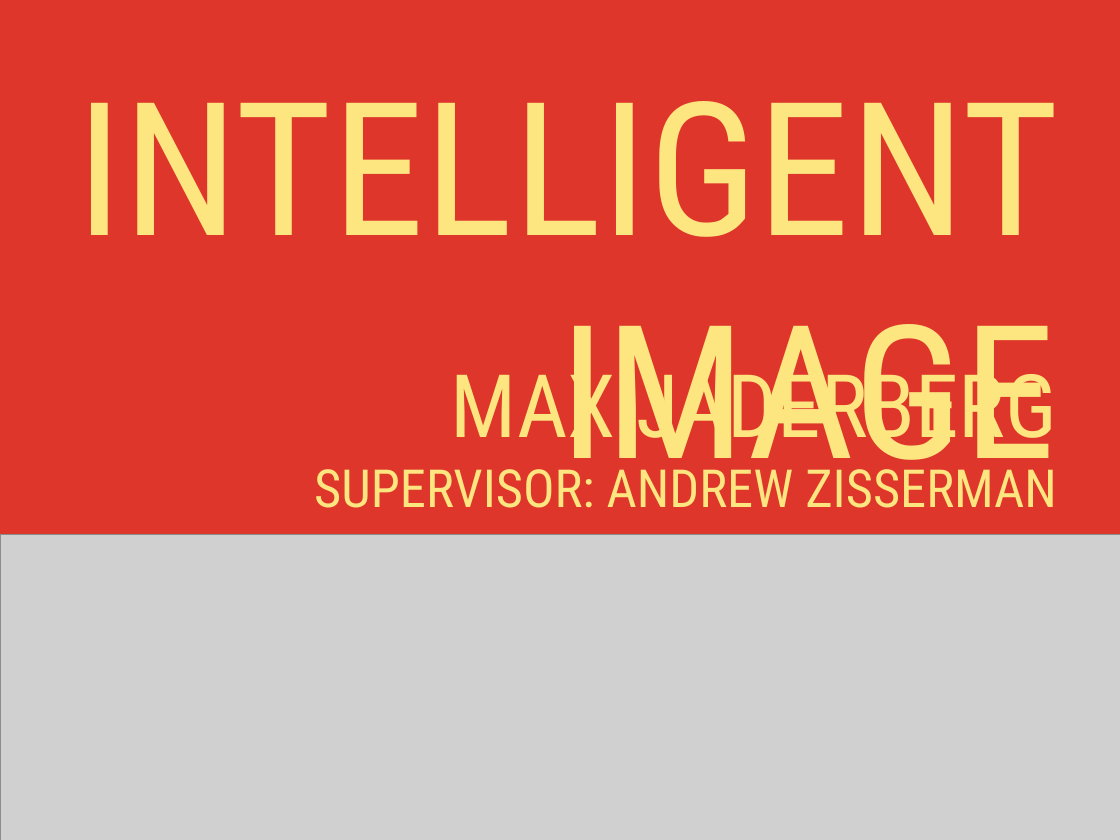
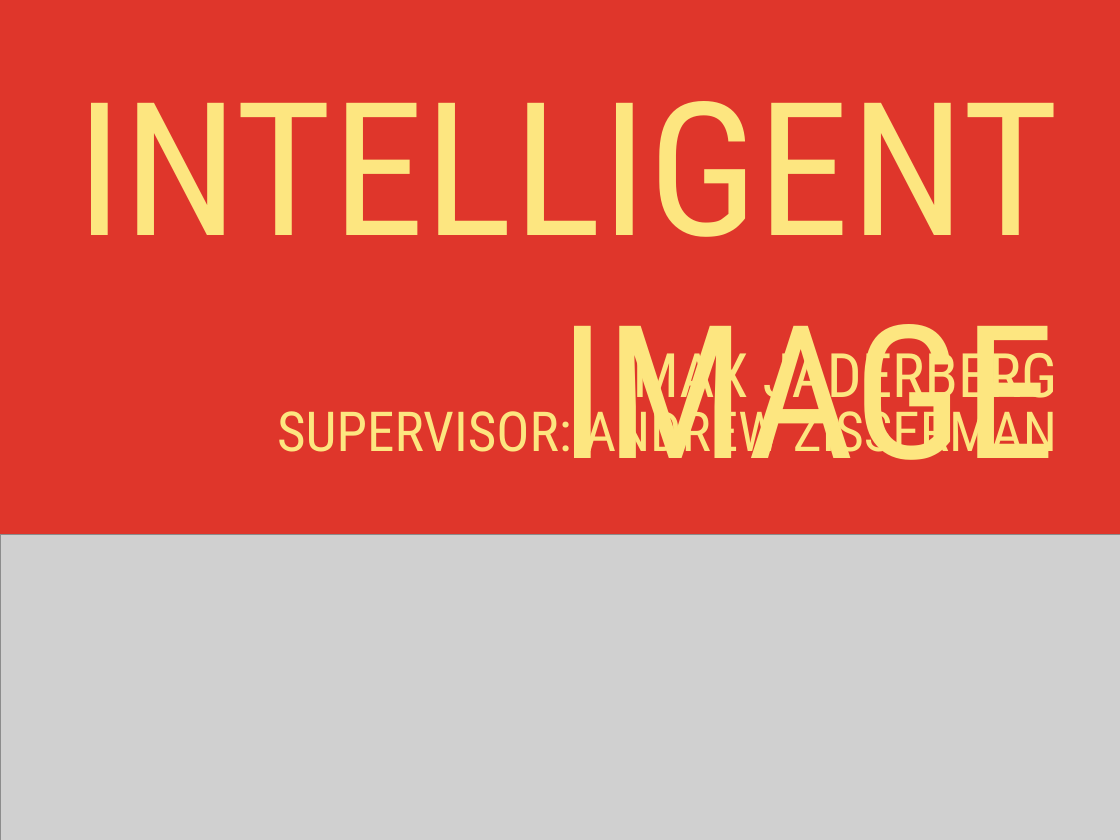
Before and after one commit to jaderberg/4YP, a slide deck: slide 1 of presentation.ppt. Drawn at 1120x840 pixels with LibreOffice and Linux fonts; fonts in the diff are those of the drawing; grey boxes stand for pictures. Boxes give left, top, right and bottom in pixels: in the first picture for what was removed or moved away, otherwise in the second. Text is boxed around its words. In the diff, an @@ line names an element or a change of style, - is before the commit and + after.

```diff
--- a/presentation.ppt
+++ b/presentation.ppt
@@ text "MAX JADERBERG" at (277, 341, 1058, 464): size 80 to 56 pt in "MAX JADERBERG"; size 48 to 50.4 pt in "SUPERVISOR: ANDREW ZISSERMAN"; line spacing 1 to 0.8 @@
```
Also in this commit, not shown: 1 other slide changed, 1 other file.
